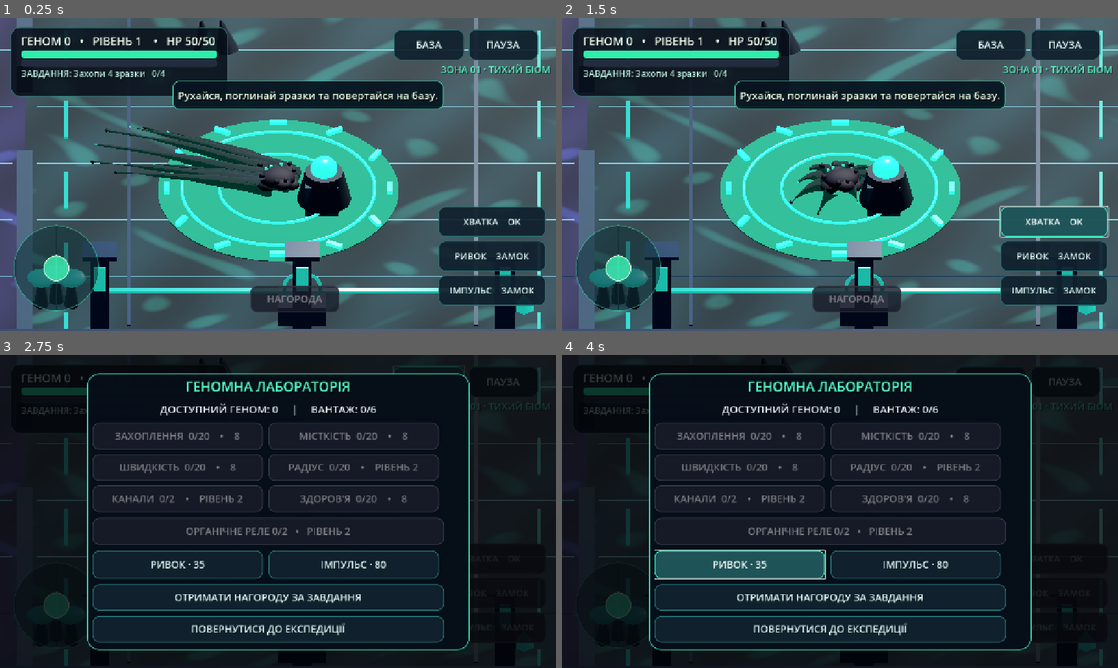
Above: before the commit, frames 1-4 (two rows, left to right).
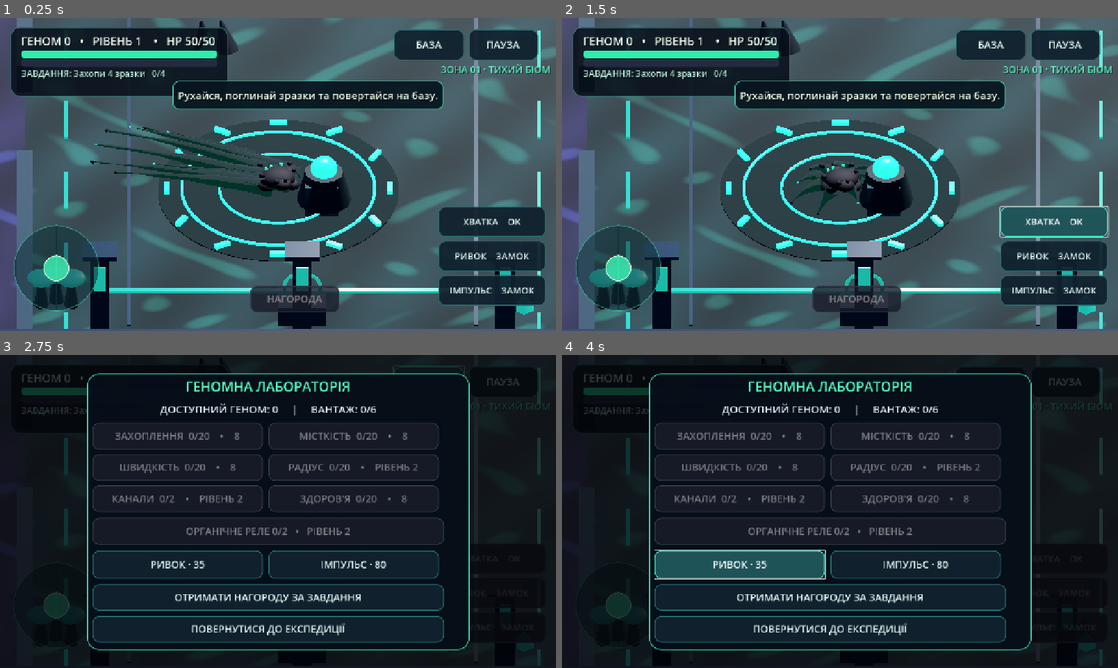
Above: after the commit, the same moments.

Repository: legioner666/Game
Game: Godot game, scene res://scenes/main.tscn
The game is run twice, just before and just after one commit, with the same random seed, the same clock (stepped at 60 frames per second) and the same inputs.
Inputs:
- Up to frame 1 (0.25 s): no input
- Up to frame 2 (1.5 s): click "ХВАТКА OK" at 0.5 s; click "ХВАТКА OK" at 1.25 s
- Up to frame 3 (2.75 s): click "БАЗА" at 2 s
- Up to frame 4 (4 s): click "ПАУЗА" at 2.75 s; click "РИВОК · 35" at 3.5 s

The runs differ from the first frame. In frame 1, 10% of the frame differs, in the area x 0-100%, y 10-83%; in frame 2, 11%; in frame 3, 0.2%; in frame 4, 0.2%.

Commit message:
art: remove old floor grid and tone down base disc to emphasize organic rings

Diff:
--- a/godot/scripts/game.gd
+++ b/godot/scripts/game.gd
@@ -108,8 +108,6 @@
 	for zone in range(3):
 		var x := -23.0 + float(zone) * 23.0
 		_box("Sector floor " + str(zone), Vector3(x, -0.30, 0), Vector3(23, 0.6, 44), ZONE_COLORS[zone])
-		for z in range(-20, 21, 4):
-			_box("Sector marking", Vector3(x, 0.01, float(z)), Vector3(22, 0.02, 0.05), Color(0.30, 0.56, 0.60), false)
 	for x in [-35.0, 35.0]:
 		_box("Outer wall", Vector3(x, 1, 0), Vector3(1, 2, 46), Color(0.10, 0.15, 0.23))
 	for z in [-23.0, 23.0]:
@@ -125,9 +123,9 @@
 	cylinder.height = 0.04
 	safe.mesh = cylinder
 	var safe_material := StandardMaterial3D.new()
-	safe_material.albedo_color = Color(0.07, 0.50, 0.35)
+	safe_material.albedo_color = Color(0.032, 0.115, 0.119)
 	safe_material.emission_enabled = true
-	safe_material.emission = Color(0.02, 0.08, 0.05)
+	safe_material.emission = Color(0.01, 0.025, 0.025)
 	safe.material_override = safe_material
 	safe.position = Vector3(SAFE_POINT.x, 0.04, SAFE_POINT.z)
 	add_child(safe)
